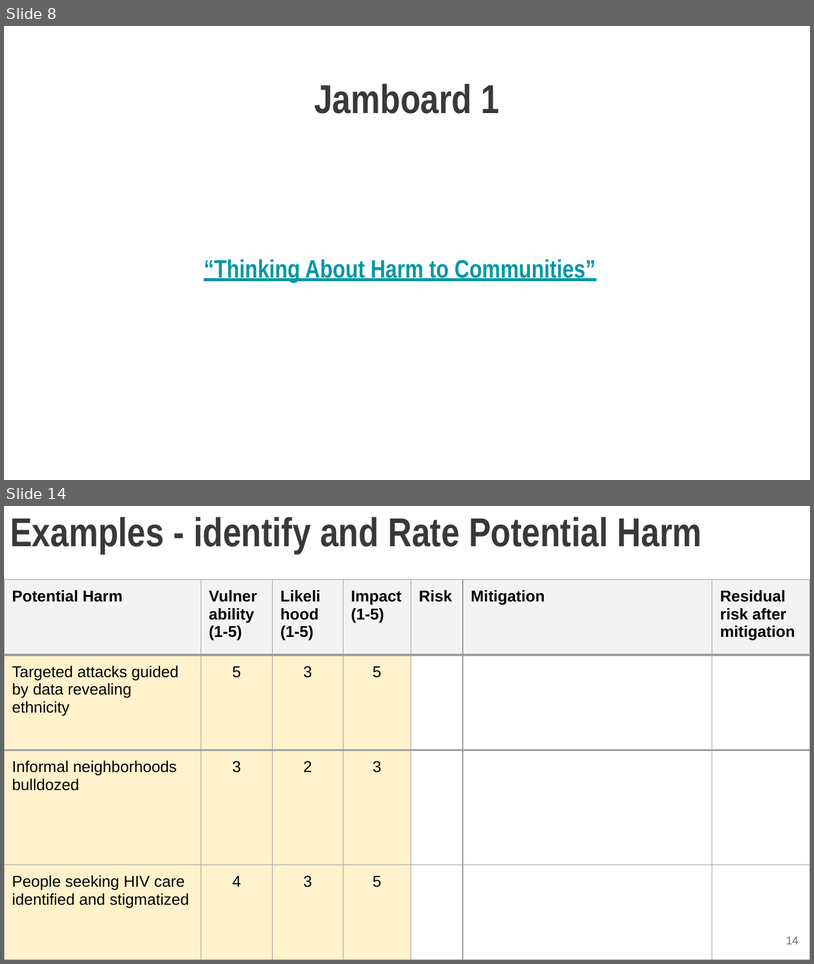
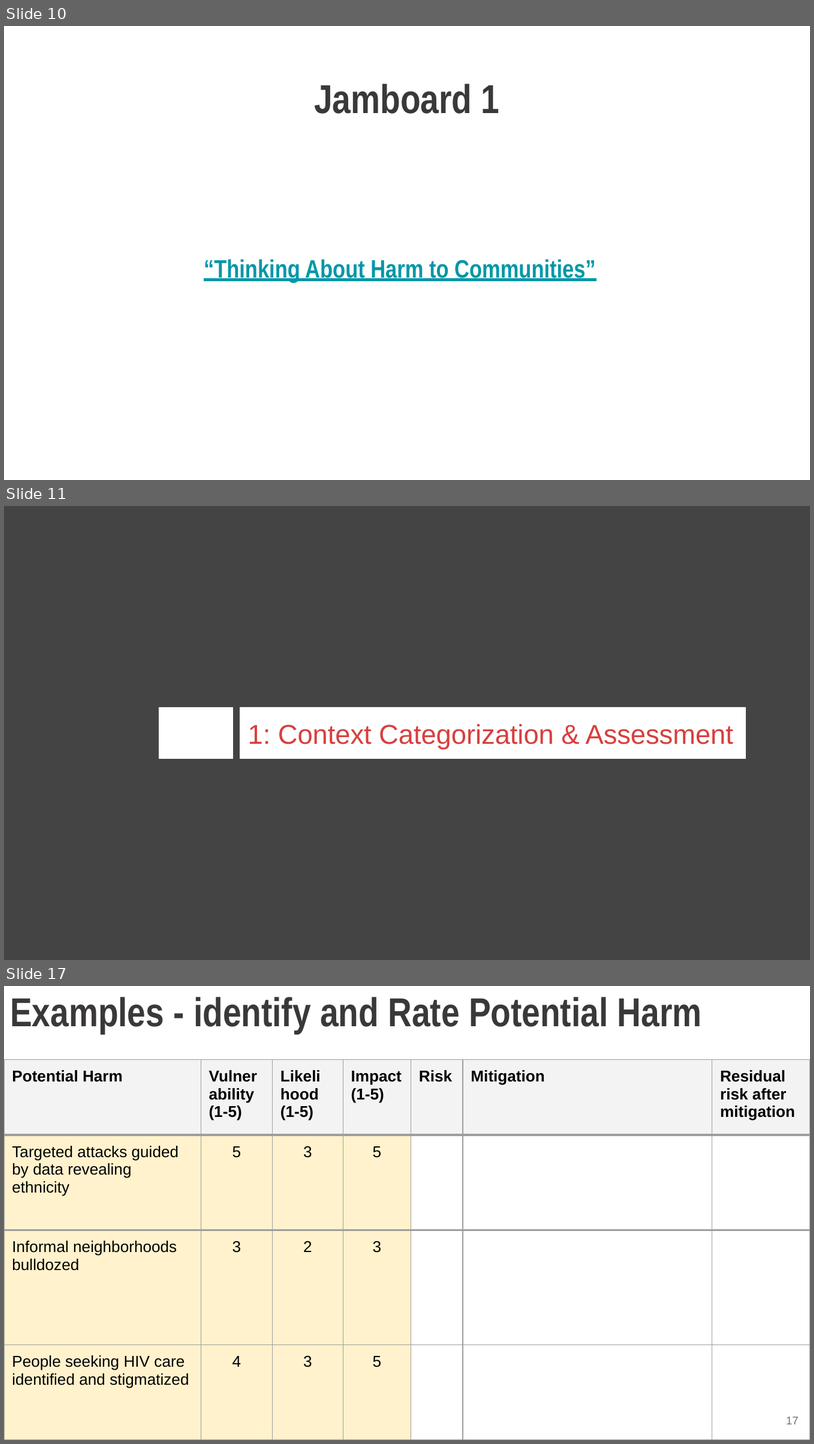
Before and after one commit to hotosm/data_protection_project, a slide deck: Learning_and_training/HOT Ethical Data and Protection Workshop.pptx. Shown one above the other, each under a label of ours: slides 8 and 14 before the commit, slides 10, 11 and 17 after it; the slides between them are not shown. The pictures are 814x964 and 814x1444 pixels, drawn with LibreOffice and Linux fonts; fonts in the diff are those of the drawing; background and template pictures are left out. Boxes give left, top, right and bottom in pixels: in the first picture for what was removed or moved away, otherwise in the second. Text is boxed around its words. In the diff, an @@ line names an element or a change of style, - is before the commit and + after.

```diff
--- a/Learning_and_training/HOT Ethical Data and Protection Workshop.pptx
+++ b/Learning_and_training/HOT Ethical Data and Protection Workshop.pptx
@@ slide 11 added at (4, 506, 810, 960), background picture (left out) @@
@@ rectangle added at (161, 708, 232, 757), fill #FFFFFF, outline #FFFFFF 2.25 pt @@
@@ title added at (240, 707, 747, 759), fill #FFFFFF, 24.3 pt, text #D73F3E @@
+1: Context Categorization & Assessment
@@ what was slide 8 is now slide 10 @@
@@ what was slide 14 is now slide 17 @@
@@ page number at (786, 1416, 799, 1424): text changed @@
-14
+17
```
Also in this commit, not shown: 6 slides changed, 4 other slides added, 2 slides removed, 8 other files.
